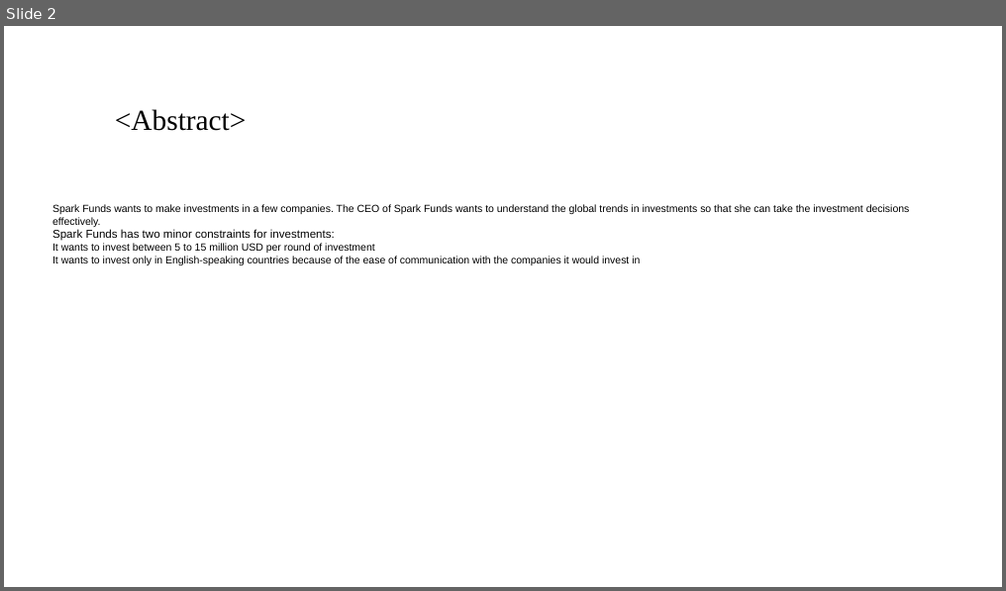
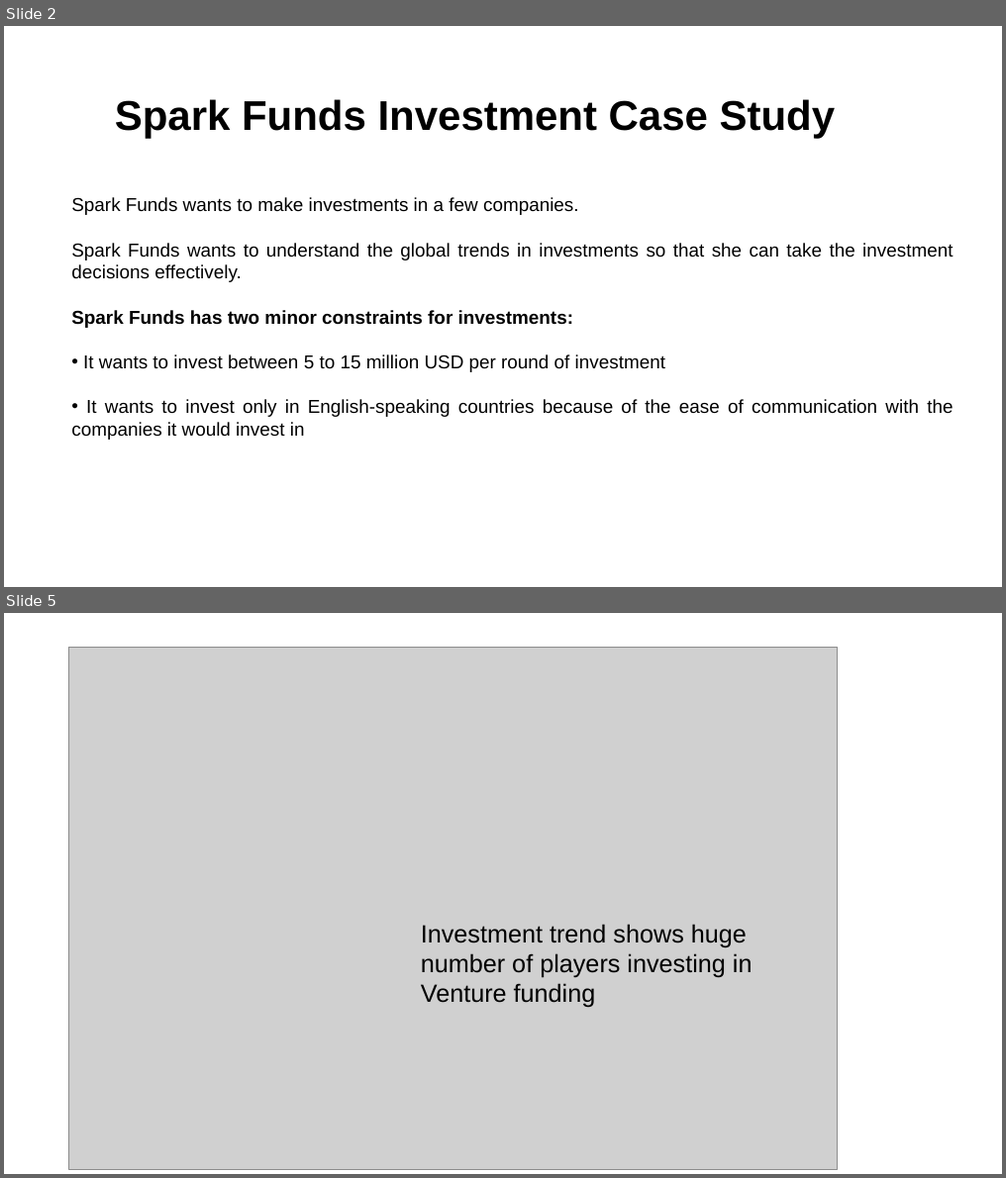
Before and after one commit to santhoshpkumar/Spark-Funds-Investment-CaseStudy, a slide deck: Spark Funds Presentation.pptx. Shown one above the other, each under a label of ours: slide 2 before the commit, slides 2 and 5 after it; the slides between them are not shown. The pictures are 1006x591 and 1006x1178 pixels, drawn with LibreOffice and Linux fonts; fonts in the diff are those of the drawing; grey boxes stand for pictures; background and template pictures are left out. Boxes give left, top, right and bottom in pixels: in the first picture for what was removed or moved away, otherwise in the second. Text is boxed around its words. In the diff, an @@ line names an element or a change of style, - is before the commit and + after.

```diff
--- a/Spark Funds Presentation.pptx
+++ b/Spark Funds Presentation.pptx
@@ slide 5 added at (4, 613, 1002, 1174), background #FFFFFF @@
@@ picture added at (68, 647, 838, 1169) @@
@@ text added at (421, 924, 752, 1008), 24 pt, text #000000 @@
+Investment trend shows huge number of players investing in Venture funding
@@ slide 2 changed as well @@
@@ text at (115, 99, 836, 138): text changed; size 28 to 40 pt; font Times New Roman to Arial; bold on @@
-<Abstract>
+Spark Funds Investment Case Study
@@ text "Spark Funds wants to make ...": place and size @@
-text "Spark Funds wants to make ..." at (53, 204, 910, 266)
+text "Spark Funds wants to make ..." at (71, 197, 952, 440)
@@ text at (71, 197, 952, 282): text changed; size 10 to 18 pt @@
-Spark Funds wants to make investments in a few companies. The CEO of Spark Funds wants to understand the global trends in investments so that she can take the investment decisions effectively.
+Spark Funds wants to make investments in a few companies.
+Spark Funds wants to understand the global trends in investments so that she can take the investment decisions effectively.
@@ text at (71, 310, 952, 440): size 11 to 18 pt, bold on in "Spark Funds has two minor constraints for ..."; size 10 to 18 pt in "It wants to invest between 5 to ...", "It wants to invest only in English-speaking ..."; alignment left to justified; bullet none to • @@
```
Also in this commit, not shown: 4 other slides changed, 4 other slides added, 5 slides removed.
